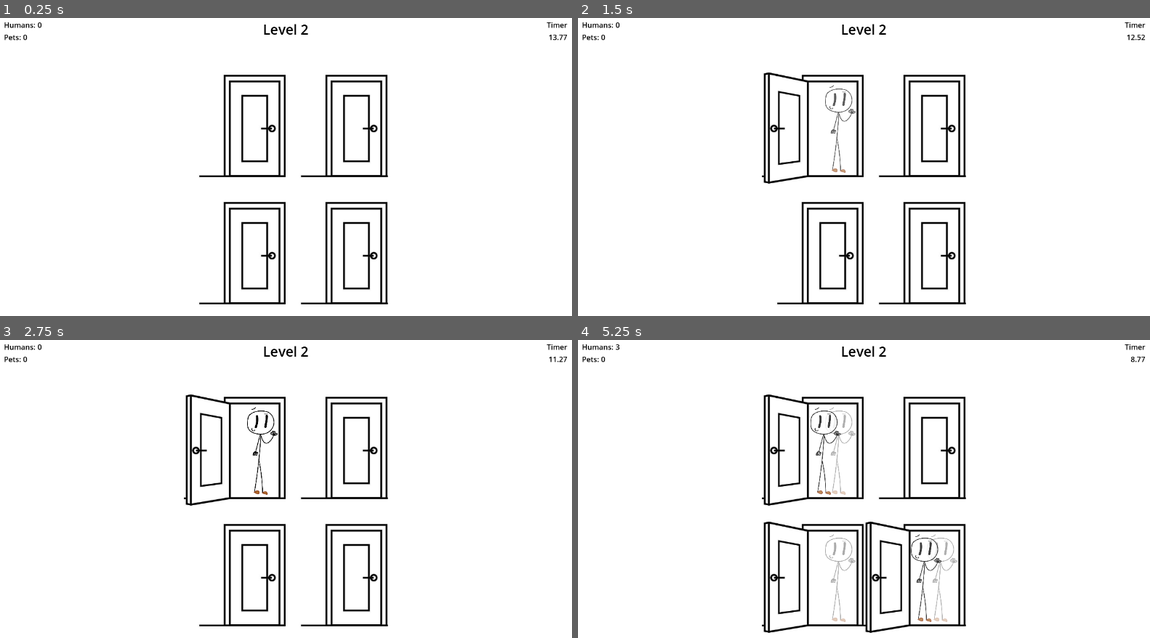
Above: before the commit, frames 1-4 (two rows, left to right).
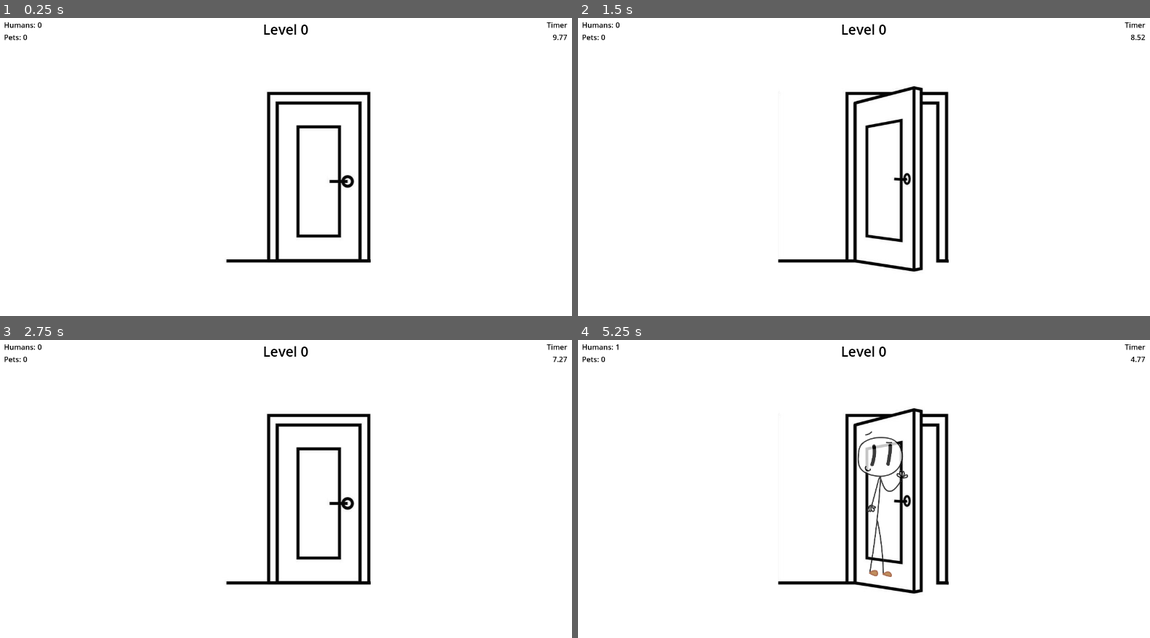
Above: after the commit, the same moments.

Repository: cjee246/NoPetsAllowed
Game: Godot game, scene res://scenes/main/main_game.tscn
Two runs of this game, one before a commit and one after it. Both use one fixed random seed, a clock stepped at 60 frames per second and the inputs below.
Inputs (mouse positions are in pixels of both pictures, inside the frame that each line leads up to):
- Up to frame 1 (0.25 s): no input
- Up to frame 2 (1.5 s): tap Enter at 0.5 s; move the mouse to (818, 125) at 0.52 s; click (818, 125) at 0.67 s; move the mouse to (915, 125) at 1.27 s; click (915, 125) at 1.42 s
- Up to frame 3 (2.75 s): tap Space at 2 s; move the mouse to (240, 575) at 2.02 s; click (240, 575) at 2.17 s
- Up to frame 4 (5.25 s): tap Enter at 2.75, 5 s; move the mouse to (915, 575) at 2.77 s; click (915, 575) at 2.92 s; move the mouse to (1035, 548) at 3.52 s; click (1035, 548) at 3.67 s; tap Space at 4.25 s; move the mouse to (686, 450) at 4.27 s; click (686, 450) at 4.42 s; move the mouse to (892, 500) at 5.02 s; click (892, 500) at 5.17 s

The runs differ from the first frame. In frame 1, 6.7% of the frame differs, in the area x 34-99%, y 2-97%; in frame 2, 7.7%; in frame 3, 7.2%; in frame 4, 9.3%, in the area x 6-98%, y 1-99%.

Commit message:
minor reorginization

Diff:
--- a/no-pets-allowed/scenes/main/main_game.tscn
+++ b/no-pets-allowed/scenes/main/main_game.tscn
@@ -2,8 +2,8 @@
 
 [ext_resource type="PackedScene" uid="uid://bs1scwi8yq7di" path="res://scenes/objects/door.tscn" id="1_2qwqm"]
 [ext_resource type="Script" path="res://scenes/main/main_game.gd" id="1_413jr"]
-[ext_resource type="PackedScene" uid="uid://cudk5len203pr" path="res://scenes/components/user_interface.tscn" id="2_1k3s6"]
-[ext_resource type="PackedScene" uid="uid://bxgoxuadiaobw" path="res://scenes/components/level_end.tscn" id="4_pnaw2"]
+[ext_resource type="PackedScene" uid="uid://cudk5len203pr" path="res://scenes/ui/user_interface.tscn" id="2_1k3s6"]
+[ext_resource type="PackedScene" uid="uid://bxgoxuadiaobw" path="res://scenes/ui/level_end.tscn" id="4_pnaw2"]
 
 [node name="MainGame" type="Node2D"]
 script = ExtResource("1_413jr")
--- a/no-pets-allowed/scenes/components/level_end.tscn
+++ b/no-pets-allowed/scenes/ui/level_end.tscn
@@ -1,6 +1,6 @@
 [gd_scene load_steps=2 format=3 uid="uid://bxgoxuadiaobw"]
 
-[ext_resource type="Script" path="res://scenes/components/level_end.gd" id="1_mhwnh"]
+[ext_resource type="Script" path="res://scenes/ui/level_end.gd" id="1_mhwnh"]
 
 [node name="LevelEnd" type="Control"]
 z_index = 1
--- a/no-pets-allowed/scenes/components/user_interface.tscn
+++ b/no-pets-allowed/scenes/ui/user_interface.tscn
@@ -1,6 +1,6 @@
 [gd_scene load_steps=2 format=3 uid="uid://cudk5len203pr"]
 
-[ext_resource type="Script" path="res://scenes/components/user_interface.gd" id="1_d7vd3"]
+[ext_resource type="Script" path="res://scenes/ui/user_interface.gd" id="1_d7vd3"]
 
 [node name="UserInterface" type="Control"]
 layout_mode = 3
--- a/no-pets-allowed/scripts/main/main.gd
+++ b/no-pets-allowed/scripts/main/main.gd
@@ -9,7 +9,7 @@
 var state: GameStates = GameStates.TITLE
 
 # define constants
-const LIVES = 3
+const LIVES = 5
 const DOORS_MIN = 1
 const DOORS_MAX = 10
 const LEVEL_TIME_BASE = 10
@@ -20,7 +20,7 @@
 const DOORS_NEW_FLOOR = 4
 
 # score variables
-var level: int = 2
+var level: int = 0
 var lives: int = LIVES
 var humans: int = 0
 var doors: int = 0
@@ -48,6 +48,7 @@
 	doors = level * 2
 	if doors < DOORS_MIN:
 		doors = DOORS_MIN
+		door_time = DOOR_TIME_BASE
 	elif doors <= DOORS_MAX:
 		door_time = DOOR_TIME_BASE
 	elif doors > DOORS_MAX:
Renamed: no-pets-allowed/scenes/components/level_end.gd -> no-pets-allowed/scenes/ui/level_end.gd
Renamed: no-pets-allowed/scenes/components/user_interface.gd -> no-pets-allowed/scenes/ui/user_interface.gd
